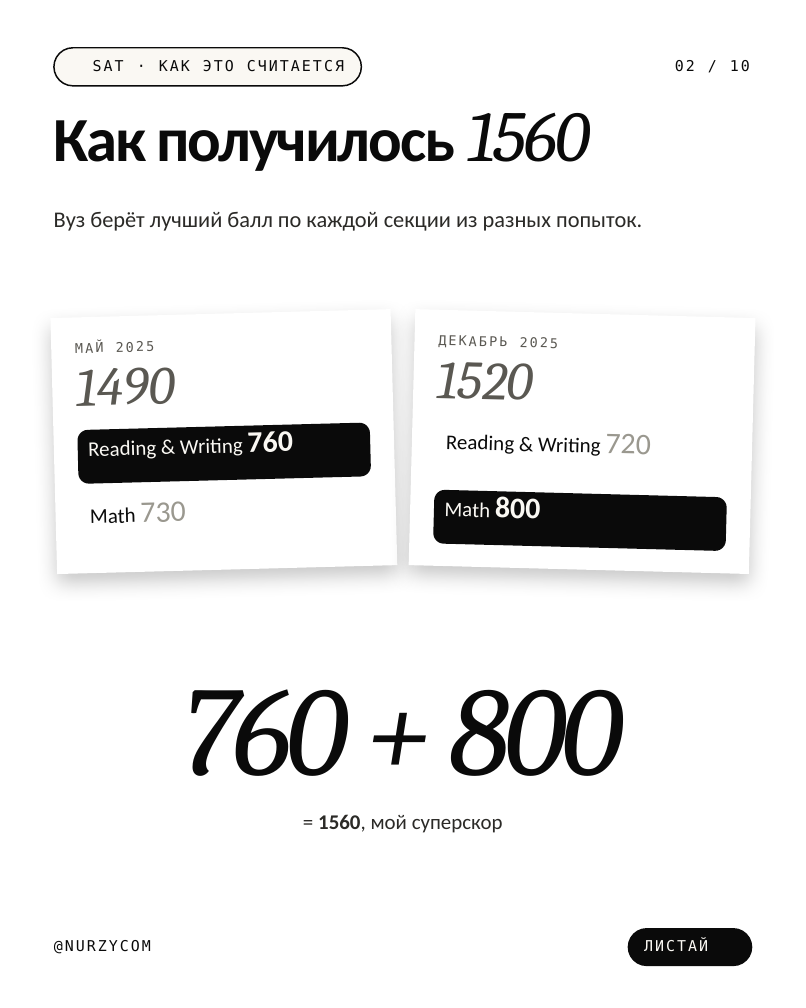
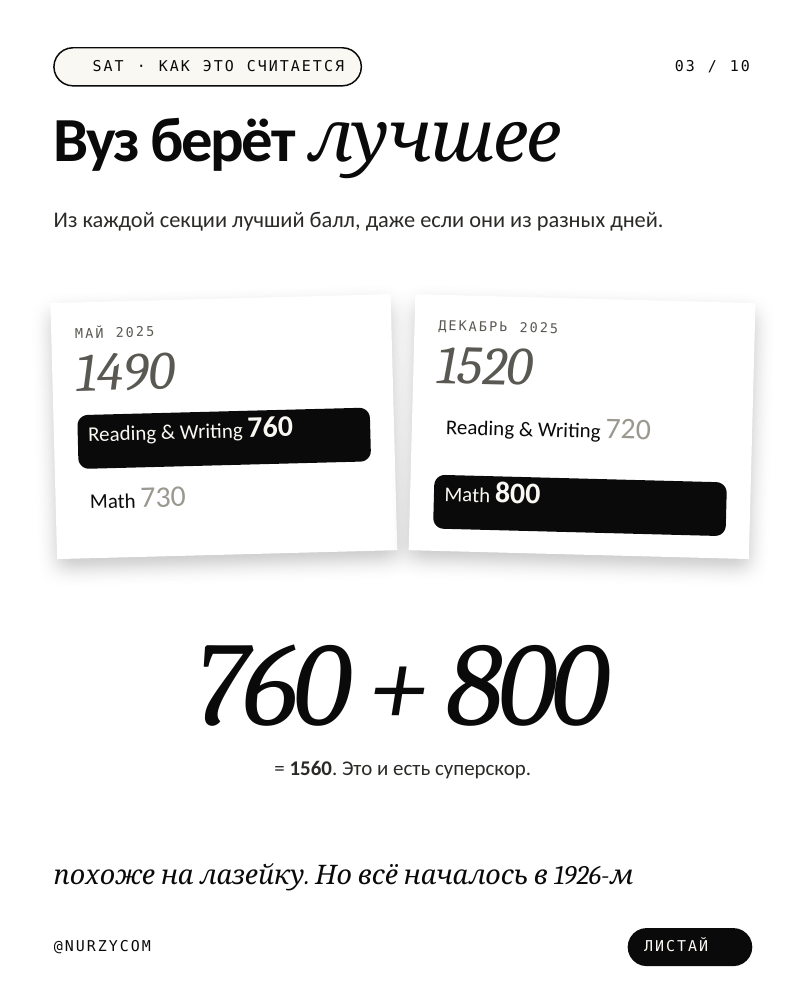
Before and after one commit to galiandojonathan-ship-it1/nurzycom_brand, a slide deck: slide 3 of social/pptx/sat-superscore.pptx (slide 2 before the commit). Drawn at 806x1008 pixels with LibreOffice and Linux fonts; fonts in the diff are those of the drawing; background and template pictures are left out. Boxes give left, top, right and bottom in pixels: in the first picture for what was removed or moved away, otherwise in the second. Text is boxed around its words. In the diff, an @@ line names an element or a change of style, - is before the commit and + after.

```diff
--- a/social/pptx/sat-superscore.pptx
+++ b/social/pptx/sat-superscore.pptx
@@ text at box(675, 60, 750, 72): text changed @@
-02 / 10
+03 / 10
@@ text at box(54, 118, 562, 179): text changed @@
-Как получилось 1560
+Вуз берёт лучшее
@@ text at box(54, 212, 663, 231): text changed @@
-Вуз берёт лучший балл по каждой секции из разных попыток.
+Из каждой секции лучший балл, даже если они из разных дней.
@@ 8 texts, 2 rectangles, 2 rounded rectangles: place and size @@
-8 texts, 2 rectangles, 2 rounded rectangles at box(50, 309, 756, 574)
+8 texts, 2 rectangles, 2 rounded rectangles at box(50, 294, 756, 559)
@@ text "760 + 800": place and size @@
-text "760 + 800" at box(183, 689, 623, 776)
+text "760 + 800" at box(195, 644, 610, 726)
@@ text "760 + 800" at box(195, 644, 610, 726): size 85 to 80 pt, letter spacing -3.4 to -3.2 pt; line spacing 76.5pt to 72pt @@
@@ text at box(290, 760, 531, 779): text changed @@
-= 1560, мой суперскор
+= 1560. Это и есть суперскор.
@@ text added at box(54, 863, 633, 891), 18 pt, text #0A0A0A, italic @@
+похоже на лазейку. Но всё началось в 1926-м
```
Also in this commit, not shown: 8 other slides changed, 1 slide added, 1 slide removed, 21 other files.
